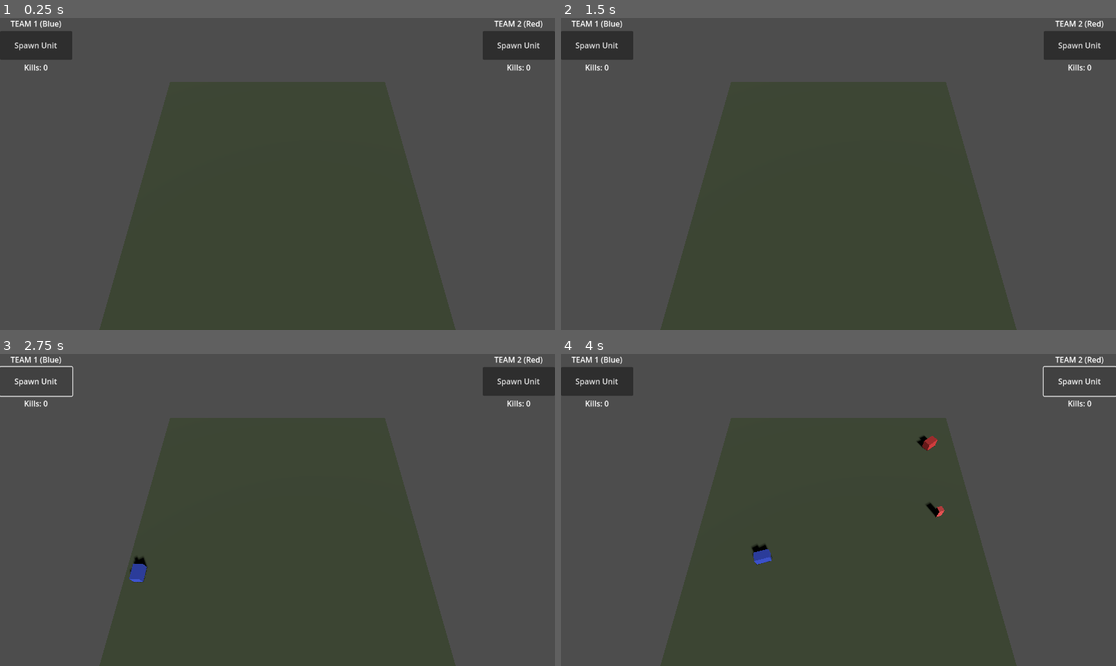
Above: before the commit, frames 1-4 (two rows, left to right).
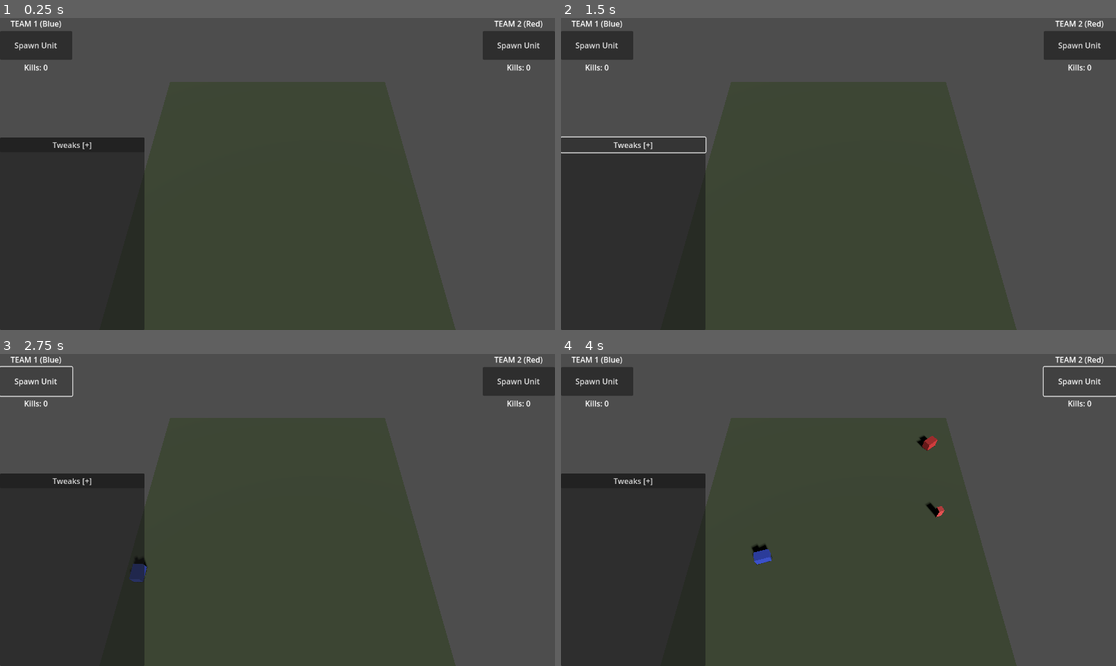
Above: after the commit, the same moments.

Repository: zoltan-szabo-boz/autobattler
Game: Godot game, scene res://scenes/main.tscn
Two runs of this game, one before a commit and one after it. Both use one fixed random seed, a clock stepped at 60 frames per second and the inputs below.
Inputs (mouse positions are in pixels of both pictures, inside the frame that each line leads up to):
- Up to frame 1 (0.25 s): no input
- Up to frame 2 (1.5 s): click (633, 145) at 0.5 s, where only the run after the commit has a clickable "Tweaks [+]"; click (633, 145) at 1.25 s, where only the run after the commit has a clickable "Tweaks [-]"
- Up to frame 3 (2.75 s): click "Spawn Unit" at 2 s
- Up to frame 4 (4 s): click "Spawn Unit" at 2.75 s; hold Right (ui_right) from 3.53 s (still down)

The runs differ from the first frame. In frame 1, 16% of the frame differs, in the area x 0-27%, y 38-100%; in frame 2, 15%; in frame 3, 16%; in frame 4, 16%.

Commit message:
add tweaks param to the UI

Diff:
--- a/scenes/main.tscn
+++ b/scenes/main.tscn
@@ -1,6 +1,7 @@
-[gd_scene load_steps=5 format=3 uid="uid://c8xqyqxvqxqxq"]
+[gd_scene load_steps=6 format=3 uid="uid://c8xqyqxvqxqxq"]
 
 [ext_resource type="Script" path="res://scripts/main_ui.gd" id="1_main_ui"]
+[ext_resource type="Script" path="res://scripts/tweaks_panel.gd" id="2_tweaks"]
 
 [sub_resource type="StandardMaterial3D" id="StandardMaterial3D_ground"]
 albedo_color = Color(0.3, 0.35, 0.25, 1)
@@ -83,3 +84,29 @@
 [node name="Score2Label" type="Label" parent="UI/HBoxContainer/RightPanel"]
 text = "Kills: 0"
 horizontal_alignment = 1
+
+[node name="TweaksPanel" type="PanelContainer" parent="UI"]
+anchors_preset = 2
+anchor_top = 1.0
+anchor_bottom = 1.0
+offset_top = -400.0
+offset_right = 300.0
+grow_vertical = 0
+script = ExtResource("2_tweaks")
+
+[node name="VBoxContainer" type="VBoxContainer" parent="UI/TweaksPanel"]
+layout_mode = 2
+
+[node name="ToggleButton" type="Button" parent="UI/TweaksPanel/VBoxContainer"]
+layout_mode = 2
+text = "Tweaks [+]"
+
+[node name="ScrollContainer" type="ScrollContainer" parent="UI/TweaksPanel/VBoxContainer"]
+visible = false
+custom_minimum_size = Vector2(280, 350)
+layout_mode = 2
+horizontal_scroll_mode = 0
+
+[node name="Content" type="VBoxContainer" parent="UI/TweaksPanel/VBoxContainer/ScrollContainer"]
+layout_mode = 2
+size_flags_horizontal = 3
--- /dev/null
+++ b/scripts/tweaks_panel.gd
@@ -0,0 +1,198 @@
+extends PanelContainer
+
+var is_collapsed: bool = true
+
+@onready var toggle_button: Button = $VBoxContainer/ToggleButton
+@onready var content: VBoxContainer = $VBoxContainer/ScrollContainer/Content
+
+# Store slider references for easy access
+var sliders: Dictionary = {}
+
+func _ready() -> void:
+	toggle_button.pressed.connect(_on_toggle_pressed)
+	_build_ui()
+	_update_collapsed_state()
+
+func _on_toggle_pressed() -> void:
+	is_collapsed = !is_collapsed
+	_update_collapsed_state()
+
+func _update_collapsed_state() -> void:
+	$VBoxContainer/ScrollContainer.visible = !is_collapsed
+	toggle_button.text = "Tweaks [+]" if is_collapsed else "Tweaks [-]"
+
+func _build_ui() -> void:
+	# Clear existing content
+	for child in content.get_children():
+		child.queue_free()
+
+	# Build sections
+	_add_section("Battlefield", [
+		{"name": "battlefield_size_x", "label": "Size X", "min": 20, "max": 100, "step": 5, "value": GameConfig.battlefield_size.x},
+		{"name": "battlefield_size_y", "label": "Size Y", "min": 20, "max": 100, "step": 5, "value": GameConfig.battlefield_size.y},
+	])
+
+	_add_section("Footman", [
+		{"name": "footman_hp", "label": "HP", "min": 10, "max": 500, "step": 10, "value": GameConfig.footman_hp},
+		{"name": "footman_speed", "label": "Speed", "min": 0.5, "max": 15, "step": 0.5, "value": GameConfig.footman_speed},
+		{"name": "footman_damage", "label": "Damage", "min": 1, "max": 100, "step": 1, "value": GameConfig.footman_damage},
+		{"name": "footman_attack_delay", "label": "Attack Delay", "min": 0.1, "max": 5, "step": 0.1, "value": GameConfig.footman_attack_delay},
+		{"name": "footman_attack_range", "label": "Attack Range", "min": 0.5, "max": 5, "step": 0.1, "value": GameConfig.footman_attack_range},
+	])
+
+	_add_section("Cavalry", [
+		{"name": "cavalry_hp", "label": "HP", "min": 10, "max": 500, "step": 10, "value": GameConfig.cavalry_hp},
+		{"name": "cavalry_speed", "label": "Speed", "min": 0.5, "max": 20, "step": 0.5, "value": GameConfig.cavalry_speed},
+		{"name": "cavalry_damage", "label": "Damage", "min": 1, "max": 100, "step": 1, "value": GameConfig.cavalry_damage},
+		{"name": "cavalry_attack_delay", "label": "Attack Delay", "min": 0.1, "max": 5, "step": 0.1, "value": GameConfig.cavalry_attack_delay},
+		{"name": "cavalry_attack_range", "label": "Attack Range", "min": 0.5, "max": 5, "step": 0.1, "value": GameConfig.cavalry_attack_range},
+	])
+
+	_add_section("Archer", [
+		{"name": "archer_hp", "label": "HP", "min": 10, "max": 500, "step": 10, "value": GameConfig.archer_hp},
+		{"name": "archer_damage", "label": "Damage", "min": 1, "max": 100, "step": 1, "value": GameConfig.archer_damage},
+		{"name": "archer_attack_delay", "label": "Attack Delay", "min": 0.1, "max": 5, "step": 0.1, "value": GameConfig.archer_attack_delay},
+		{"name": "archer_attack_range", "label": "Attack Range", "min": 5, "max": 50, "step": 1, "value": GameConfig.archer_attack_range},
+		{"name": "archer_aim_deviation", "label": "Aim Deviation", "min": 0, "max": 45, "step": 0.5, "value": GameConfig.archer_aim_deviation},
+	])
+
+	_add_section("Projectile", [
+		{"name": "projectile_speed", "label": "Speed", "min": 5, "max": 60, "step": 1, "value": GameConfig.projectile_speed},
+		{"name": "projectile_gravity", "label": "Gravity", "min": 1, "max": 30, "step": 0.5, "value": GameConfig.projectile_gravity},
+	])
+
+func _add_section(title: String, params: Array) -> void:
+	# Section header
+	var header = Label.new()
+	header.text = "── " + title + " ──"
+	header.add_theme_color_override("font_color", Color(0.8, 0.8, 0.5))
+	content.add_child(header)
+
+	# Parameters
+	for param in params:
+		_add_slider(param)
+
+	# Spacer
+	var spacer = Control.new()
+	spacer.custom_minimum_size.y = 10
+	content.add_child(spacer)
+
+func _add_slider(param: Dictionary) -> void:
+	var container = HBoxContainer.new()
+
+	# Label
+	var label = Label.new()
+	label.text = param.label
+	label.custom_minimum_size.x = 100
+	container.add_child(label)
+
+	# Slider
+	var slider = HSlider.new()
+	slider.min_value = param.min
+	slider.max_value = param.max
+	slider.step = param.step
+	slider.value = param.value
+	slider.custom_minimum_size.x = 120
+	slider.size_flags_horizontal = Control.SIZE_EXPAND_FILL
+	container.add_child(slider)
+
+	# Value label
+	var value_label = Label.new()
+	value_label.text = str(param.value)
+	value_label.custom_minimum_size.x = 50
+	value_label.horizontal_alignment = HORIZONTAL_ALIGNMENT_RIGHT
+	container.add_child(value_label)
+
+	# Store reference
+	sliders[param.name] = {"slider": slider, "value_label": value_label}
+
+	# Connect signal
+	slider.value_changed.connect(_on_slider_changed.bind(param.name, value_label))
+
+	content.add_child(container)
+
+func _on_slider_changed(value: float, param_name: String, value_label: Label) -> void:
+	# Update label
+	if value == int(value):
+		value_label.text = str(int(value))
+	else:
+		value_label.text = "%.1f" % value
+
+	# Update GameConfig
+	match param_name:
+		"battlefield_size_x":
+			GameConfig.battlefield_size.x = value
+		"battlefield_size_y":
+			GameConfig.battlefield_size.y = value
+		"footman_hp":
+			_update_unit_hp("footman", GameConfig.footman_hp, value)
+			GameConfig.footman_hp = value
+		"footman_speed":
+			GameConfig.footman_speed = value
+			_update_existing_units("footman", "speed", value)
+		"footman_damage":
+			GameConfig.footman_damage = value
+			_update_existing_units("footman", "damage", value)
+		"footman_attack_delay":
+			GameConfig.footman_attack_delay = value
+			_update_existing_units("footman", "attack_delay", value)
+		"footman_attack_range":
+			GameConfig.footman_attack_range = value
+			_update_existing_units("footman", "attack_range", value)
+		"cavalry_hp":
+			_update_unit_hp("cavalry", GameConfig.cavalry_hp, value)
+			GameConfig.cavalry_hp = value
+		"cavalry_speed":
+			GameConfig.cavalry_speed = value
+			_update_existing_units("cavalry", "speed", value)
+		"cavalry_damage":
+			GameConfig.cavalry_damage = value
+			_update_existing_units("cavalry", "damage", value)
+		"cavalry_attack_delay":
+			GameConfig.cavalry_attack_delay = value
+			_update_existing_units("cavalry", "attack_delay", value)
+		"cavalry_attack_range":
+			GameConfig.cavalry_attack_range = value
+			_update_existing_units("cavalry", "attack_range", value)
+		"archer_hp":
+			_update_unit_hp("archer", GameConfig.archer_hp, value)
+			GameConfig.archer_hp = value
+		"archer_damage":
+			GameConfig.archer_damage = value
+			_update_existing_units("archer", "damage", value)
+		"archer_attack_delay":
+			GameConfig.archer_attack_delay = value
+			_update_existing_units("archer", "attack_delay", value)
+		"archer_attack_range":
+			GameConfig.archer_attack_range = value
+			_update_existing_units("archer", "attack_range", value)
+		"archer_aim_deviation":
+			GameConfig.archer_aim_deviation = value
+		"projectile_speed":
+			GameConfig.projectile_speed = value
+		"projectile_gravity":
+			GameConfig.projectile_gravity = value
+
+func _update_unit_hp(unit_type: String, old_max: float, new_max: float) -> void:
+	# Scale existing units' HP proportionally
+	var units = get_tree().get_nodes_in_group("units")
+	for unit in units:
+		if unit is BaseUnit and unit.unit_type == unit_type:
+			# Calculate HP ratio and apply to new max
+			var hp_ratio = unit.current_hp / unit.max_hp
+			unit.max_hp = new_max
+			unit.current_hp = new_max * hp_ratio
+
+func _update_existing_units(unit_type: String, stat: String, value: float) -> void:
+	var units = get_tree().get_nodes_in_group("units")
+	for unit in units:
+		if unit is BaseUnit and unit.unit_type == unit_type:
+			match stat:
+				"speed":
+					unit.speed = value
+				"damage":
+					unit.damage = value
+				"attack_delay":
+					unit.attack_delay = value
+				"attack_range":
+					unit.attack_range = value
Not shown, added: scripts/tweaks_panel.gd.uid
